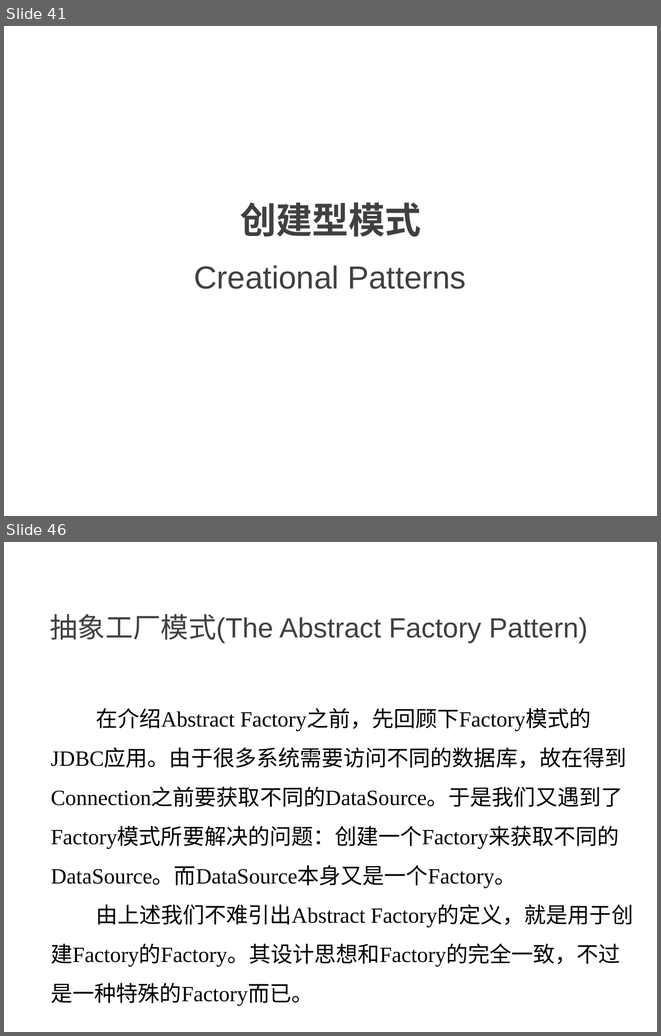
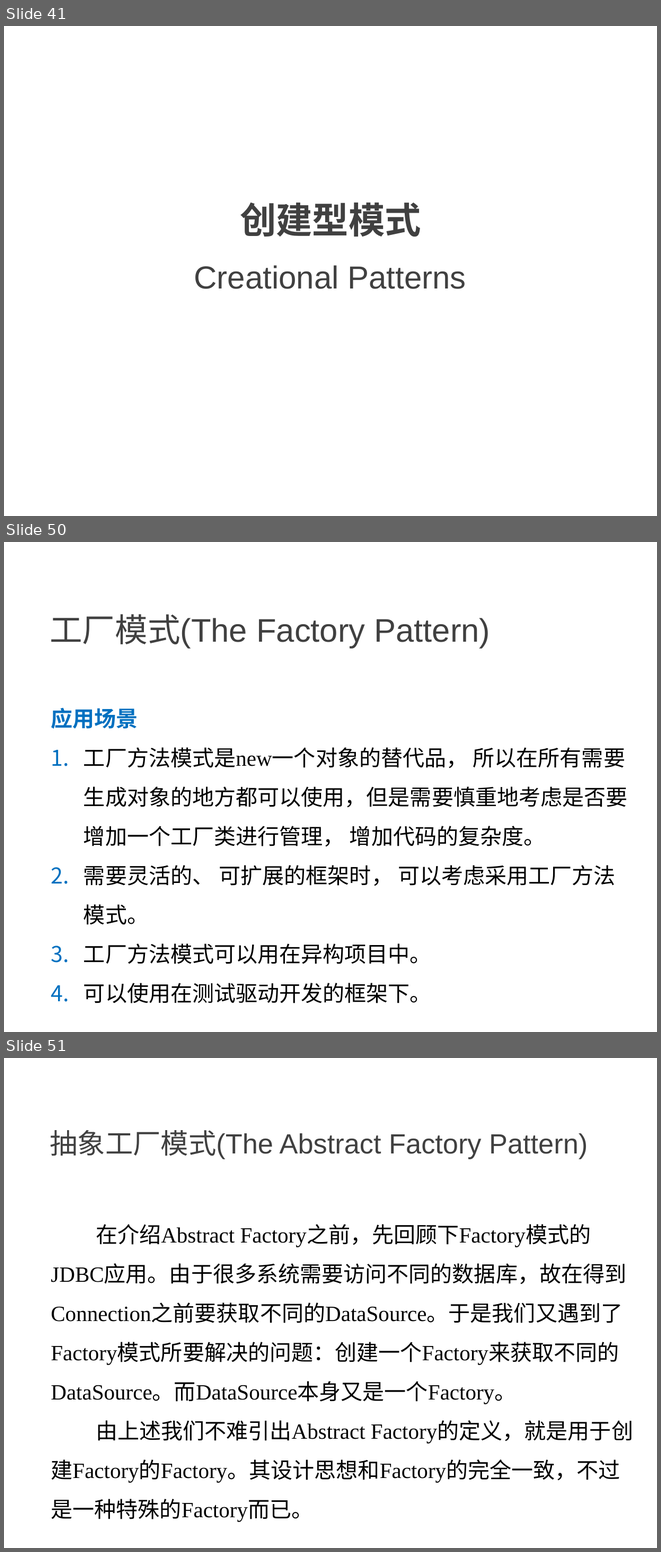
Before and after one commit to NewGr8Player/My-PPT, a slide deck: Design pattern/23种设计模式详解.pptx. Shown one above the other, each under a label of ours: slides 41 and 46 before the commit, slides 41, 50 and 51 after it; the slides between them are not shown. The pictures are 661x1036 and 661x1552 pixels, drawn with LibreOffice and Linux fonts; fonts in the diff are those of the drawing. Boxes give left, top, right and bottom in pixels: in the first picture for what was removed or moved away, otherwise in the second. Text is boxed around its words. In the diff, an @@ line names an element or a change of style, - is before the commit and + after.

```diff
--- a/Design pattern/23种设计模式详解.pptx
+++ b/Design pattern/23种设计模式详解.pptx
@@ slide 50 added at [4, 542, 657, 1032], background #FFFFFF @@
@@ text added at [50, 614, 491, 649], 36 pt, text #404040 @@
+工厂模式(The Factory Pattern)
@@ text added at [51, 707, 628, 1003], 24 pt, text #000000 @@
+应用场景
+1. 工厂方法模式是new一个对象的替代品， 所以在所有需要生成对象的地方都可以使用，但是需要慎重地考虑是否要增加一个工厂类进行管理， 增加代码的复杂度。
+2. 需要灵活的、 可扩展的框架时， 可以考虑采用工厂方法模式。
+3. 工厂方法模式可以用在异构项目中。
+4. 可以使用在测试驱动开发的框架下。
@@ what was slide 46 is now slide 51 @@
```
Also in this commit, not shown: 4 slides changed, 4 other slides added.
